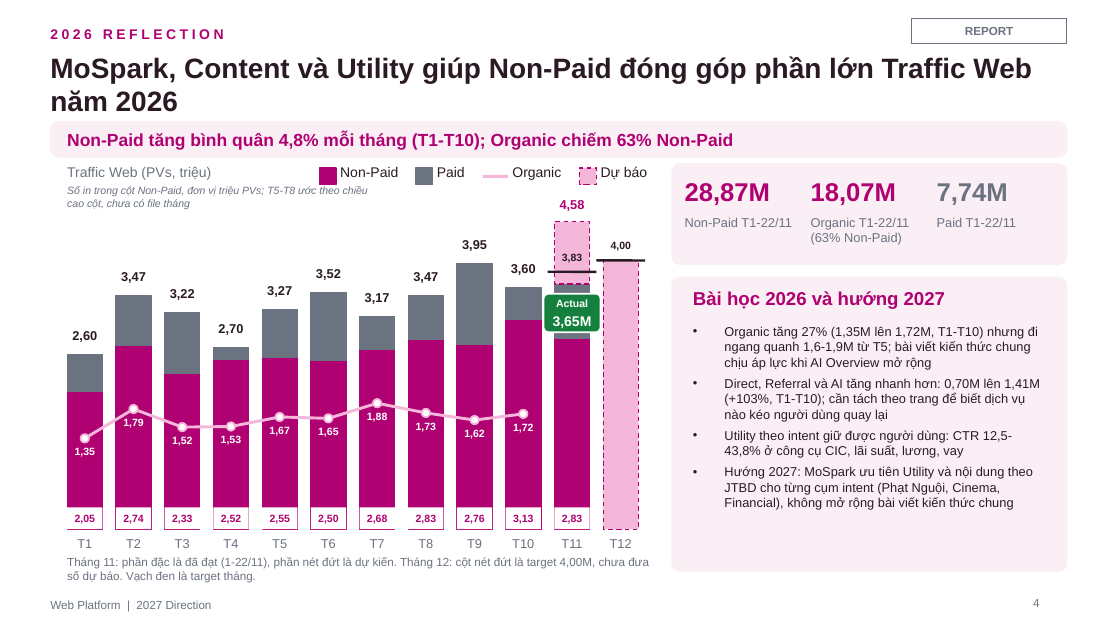
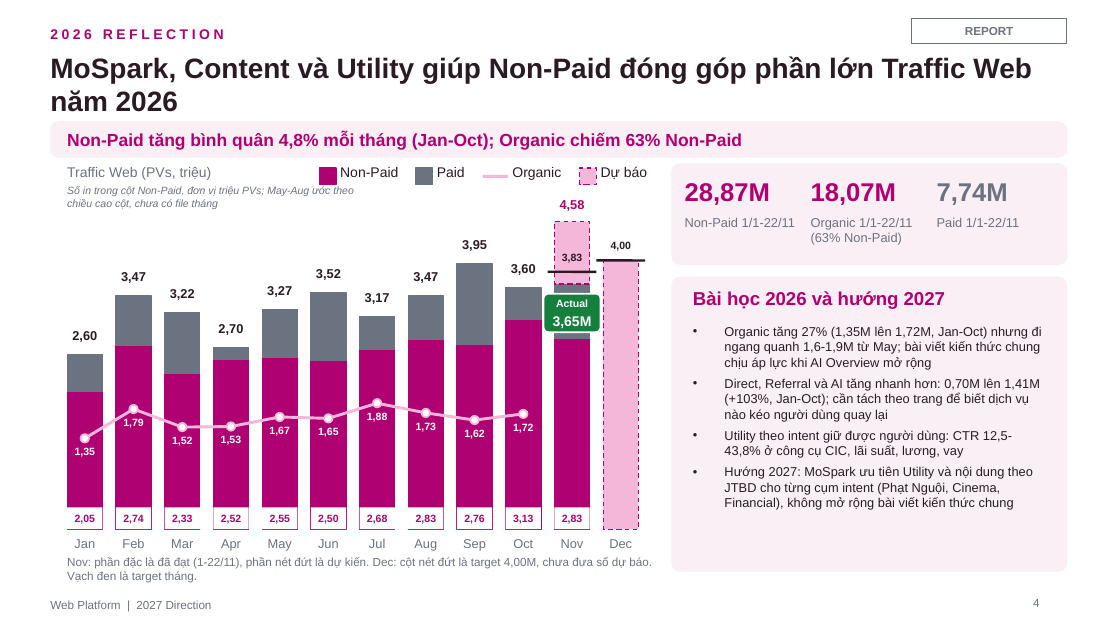
Before and after one commit to stormhoang/hienho-knowledgebase, a slide deck: slide 4 of 07_REPORTS/docs/strategy/2027 Direction - Web Platform (Framework).pptx. Drawn at 1120x630 pixels with LibreOffice and Linux fonts; fonts in the diff are those of the drawing. Boxes give left, top, right and bottom in pixels: in the first picture for what was removed or moved away, otherwise in the second. Text is boxed around its words. In the diff, an @@ line names an element or a change of style, - is before the commit and + after.

```diff
--- a/07_REPORTS/docs/strategy/2027 Direction - Web Platform (Framework).pptx
+++ b/07_REPORTS/docs/strategy/2027 Direction - Web Platform (Framework).pptx
@@ text at box(67, 133, 742, 150): text changed @@
-Non-Paid tăng bình quân 4,8% mỗi tháng (T1-T10); Organic chiếm 63% Non-Paid
+Non-Paid tăng bình quân 4,8% mỗi tháng (Jan-Oct); Organic chiếm 63% Non-Paid
@@ text at box(67, 186, 353, 209): text changed @@
-Số in trong cột Non-Paid, đơn vị triệu PVs; T5-T8 ước theo chiều cao cột, chưa có file tháng
+Số in trong cột Non-Paid, đơn vị triệu PVs; May-Aug ước theo chiều cao cột, chưa có file tháng
@@ text at box(685, 217, 795, 227): text changed @@
-Non-Paid T1-22/11
+Non-Paid 1/1-22/11
@@ text at box(811, 217, 912, 245): text changed @@
-Organic T1-22/11 (63% Non-Paid)
+Organic 1/1-22/11 (63% Non-Paid)
@@ text at box(937, 218, 1019, 227): text changed @@
-Paid T1-22/11
+Paid 1/1-22/11
@@ text at box(724, 326, 1042, 421): text changed @@
-• Organic tăng 27% (1,35M lên 1,72M, T1-T10) nhưng đi ngang quanh 1,6-1,9M từ T5; bài viết kiến thức chung chịu áp lực khi AI Overview mở rộng
-• Direct, Referral và AI tăng nhanh hơn: 0,70M lên 1,41M (+103%, T1-T10); cần tách theo trang để biết dịch vụ nào kéo người dùng quay lại
+• Organic tăng 27% (1,35M lên 1,72M, Jan-Oct) nhưng đi ngang quanh 1,6-1,9M từ May; bài viết kiến thức chung chịu áp lực khi AI Overview mở rộng
+• Direct, Referral và AI tăng nhanh hơn: 0,70M lên 1,41M (+103%, Jan-Oct); cần tách theo trang để biết dịch vụ nào kéo người dùng quay lại
@@ text at box(74, 539, 95, 548): text changed @@
-T1
+Jan
@@ text at box(122, 539, 144, 548): text changed @@
-T2
+Feb
@@ text at box(171, 539, 193, 548): text changed @@
-T3
+Mar
@@ text at box(221, 539, 241, 551): text changed @@
-T4
+Apr
@@ text at box(268, 539, 292, 551): text changed @@
-T5
+May
@@ text at box(318, 539, 339, 548): text changed @@
-T6
+Jun
@@ text at box(369, 539, 385, 548): text changed @@
-T7
+Jul
@@ text at box(414, 539, 437, 551): text changed @@
-T8
+Aug
@@ text at box(463, 539, 486, 551): text changed @@
-T9
+Sep
@@ text at box(513, 539, 533, 548): text changed @@
-T10
+Oct
@@ text at box(561, 539, 584, 548): text changed @@
-T11
+Nov
@@ text at box(609, 539, 632, 548): text changed @@
-T12
+Dec
@@ text at box(67, 557, 652, 583): text changed @@
-Tháng 11: phần đặc là đã đạt (1-22/11), phần nét đứt là dự kiến. Tháng 12: cột nét đứt là target 4,00M, chưa đưa số dự báo. Vạch đen là target tháng.
+Nov: phần đặc là đã đạt (1-22/11), phần nét đứt là dự kiến. Dec: cột nét đứt là target 4,00M, chưa đưa số dự báo. Vạch đen là target tháng.
```
Also in this commit, not shown: 13 other slides changed, 1 slide removed.
